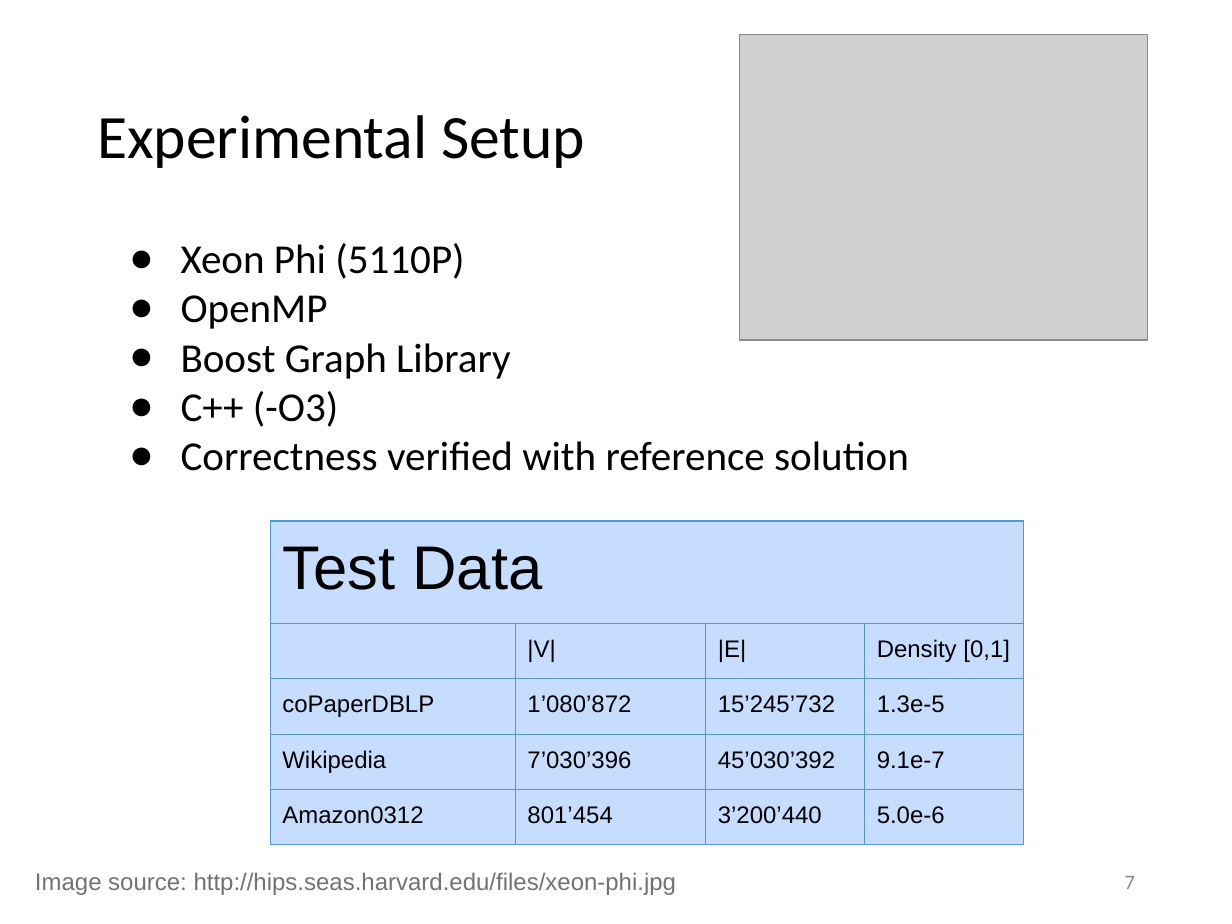
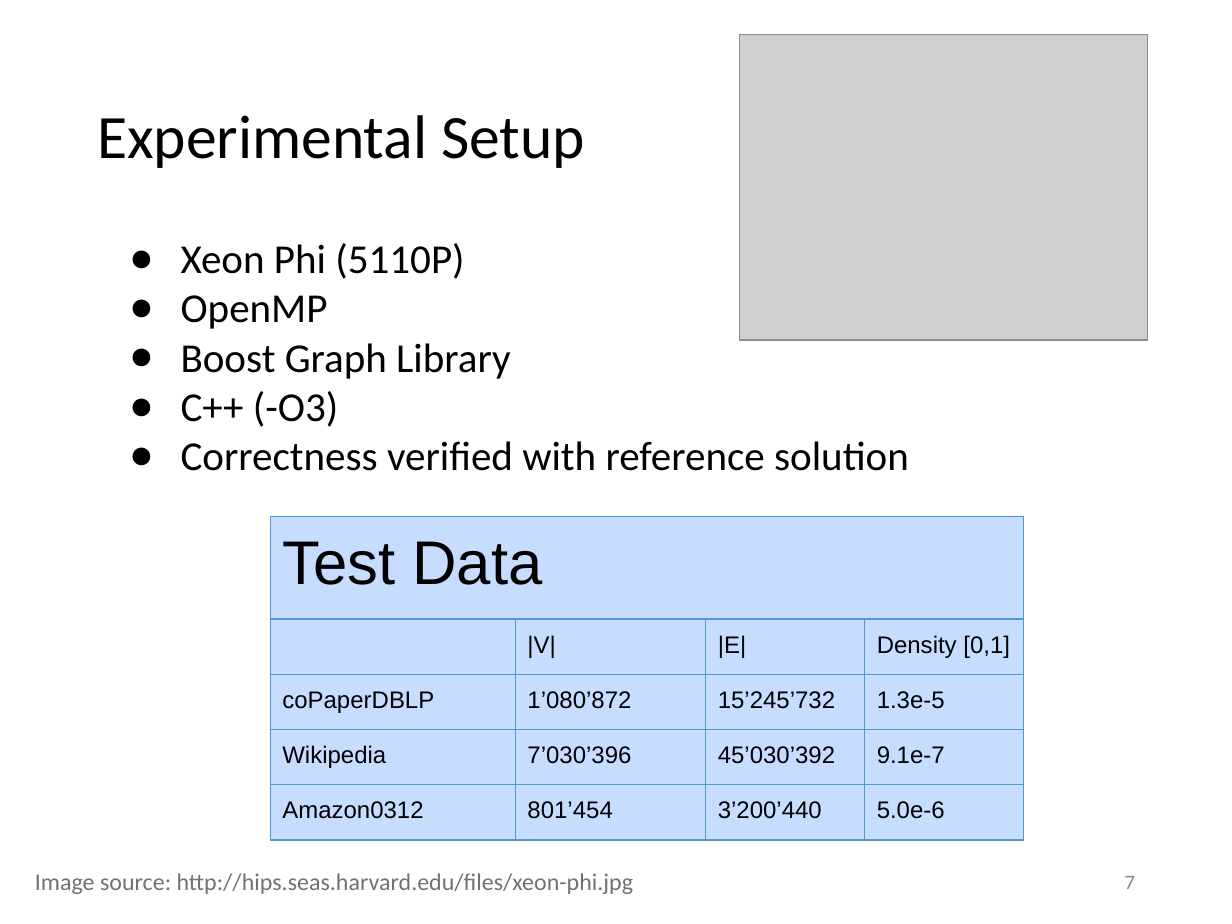
Before and after one commit to suem/dphpc-project, a slide deck: slide 7 of Final Presentation.pptx. Drawn at 1232x924 pixels with LibreOffice and Linux fonts; fonts in the diff are those of the drawing; grey boxes stand for pictures. Boxes give left, top, right and bottom in pixels: in the first picture for what was removed or moved away, otherwise in the second. Text is boxed around its words. In the diff, an @@ line names an element or a change of style, - is before the commit and + after.

```diff
--- a/Final Presentation.pptx
+++ b/Final Presentation.pptx
@@ table: place and size @@
-table at (270, 521, 1023, 845)
+table at (270, 516, 1023, 840)
@@ text "Image source: http://hips.seas.harvard.edu/files/xeon-phi.jp ..." at (35, 873, 633, 894): font Arial to Calibri @@
```
Also in this commit, not shown: 6 other slides changed.
